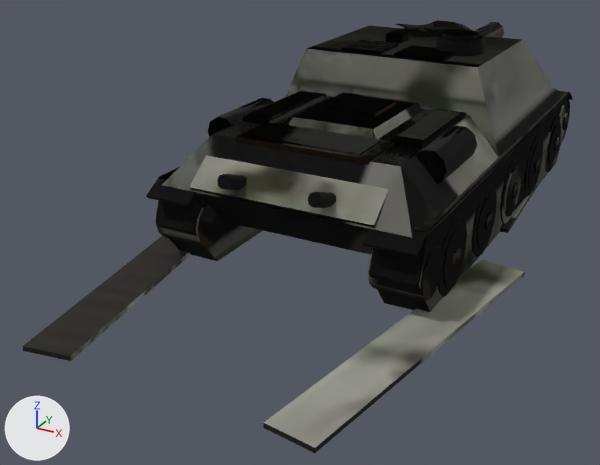
The glTF model public/models/su122_winter.glb, before and after one commit.
The view is the same before and after, from a 50 mm camera at (3.81, -9.44, 3.99) aimed at (-0.71, -1.23, -0.12). Arrows for +X, +Y and +Z are at lower left; the lights stay in place. The older version comes first. Vertices at exactly the same position are counted once.

The first picture shows 'hull_ok', 'hull_trackL', 'hull_trackR'.
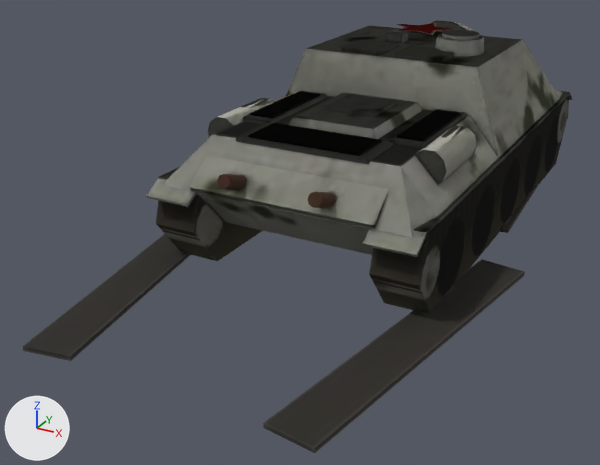
What differs and where, as boxes [x1, y1, x2, y2] in the pictures (600 x 465 px):
'hull_trackL', reshaped
    before: [23, 20, 573, 361]
    after: [23, 96, 569, 361]
part 1 of me_su122_hull_001, surface changed
    before: [156, 28, 436, 250]
part 2 of me_su122_hull_003, deleted
    before: [156, 22, 570, 301]
part 3 of me_su122_hull_003, surface changed
    before: [23, 20, 573, 361]
    after: [23, 96, 569, 361]
part 4 of me_su122_hull_005, surface changed
    before: [156, 27, 539, 453]
    after: [146, 20, 573, 453]

The edits, one by one:
me_su122_hull_001 is used by ob_hull_ok; location (0.0, 0.0, 0.0).
me_su122_hull_001 had 1346 vertices, 2350 faces and spanned x -1.57..1.57, y -3.18..4.33, z 0.0..2.17.
me_su122_hull_001 now has 502 vertices, 814 faces and spans x -1.5..1.5, y -3.18..3.16, z 0.0..2.17.
me_su122_hull_001 part 1: 814 kept faces spanning x -1.5..1.5, y -3.18..3.16, z 0.0..2.17 get new texture (UV) coordinates.
Edits to the shape of me_su122_hull_001 do not show in these pictures.
me_su122_hull_003 is used by ob_hull_trackl; location (0.0, 0.0, 0.0).
me_su122_hull_003 had 1350 vertices, 2354 faces and spanned x -2.07..1.57, y -5.0..4.33, z 0.0..2.17.
me_su122_hull_003 now has 506 vertices, 818 faces and spans x -2.07..1.5, y -5.0..3.16, z 0.0..2.17.
me_su122_hull_003 part 2: 38 loose pieces with 844 vertices, spanning x -1.57..1.57, y -2.97..4.33, z 0.02..1.66, are deleted.
me_su122_hull_003 part 3: 817 kept faces spanning x -2.07..1.5, y -5.0..3.16, z 0.0..2.17 get new texture (UV) coordinates.
me_su122_hull_005 is used by ob_hull_trackr; location (0.0, 0.0, 0.0).
me_su122_hull_005 had 1350 vertices, 2354 faces and spanned x -1.57..2.07, y -5.0..4.33, z 0.0..2.17.
me_su122_hull_005 now has 506 vertices, 818 faces and spans x -1.5..2.07, y -5.0..3.16, z 0.0..2.17.
me_su122_hull_005 part 4: 818 kept faces spanning x -1.5..2.07, y -5.0..3.16, z 0.0..2.17 get new texture (UV) coordinates.
Edits to the shape of me_su122_hull_005 do not show in these pictures.
